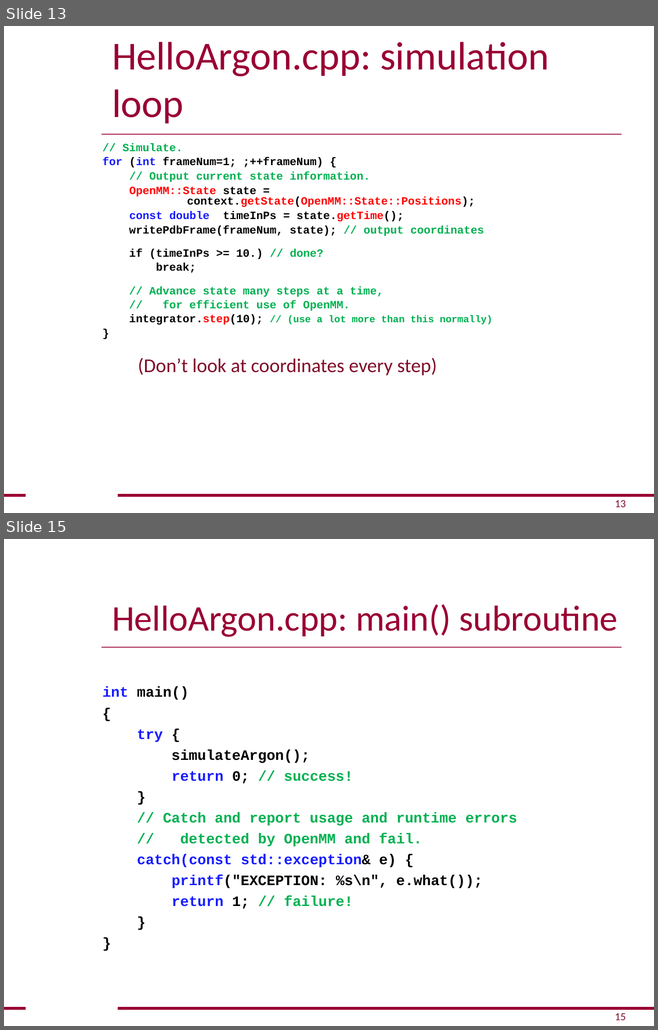
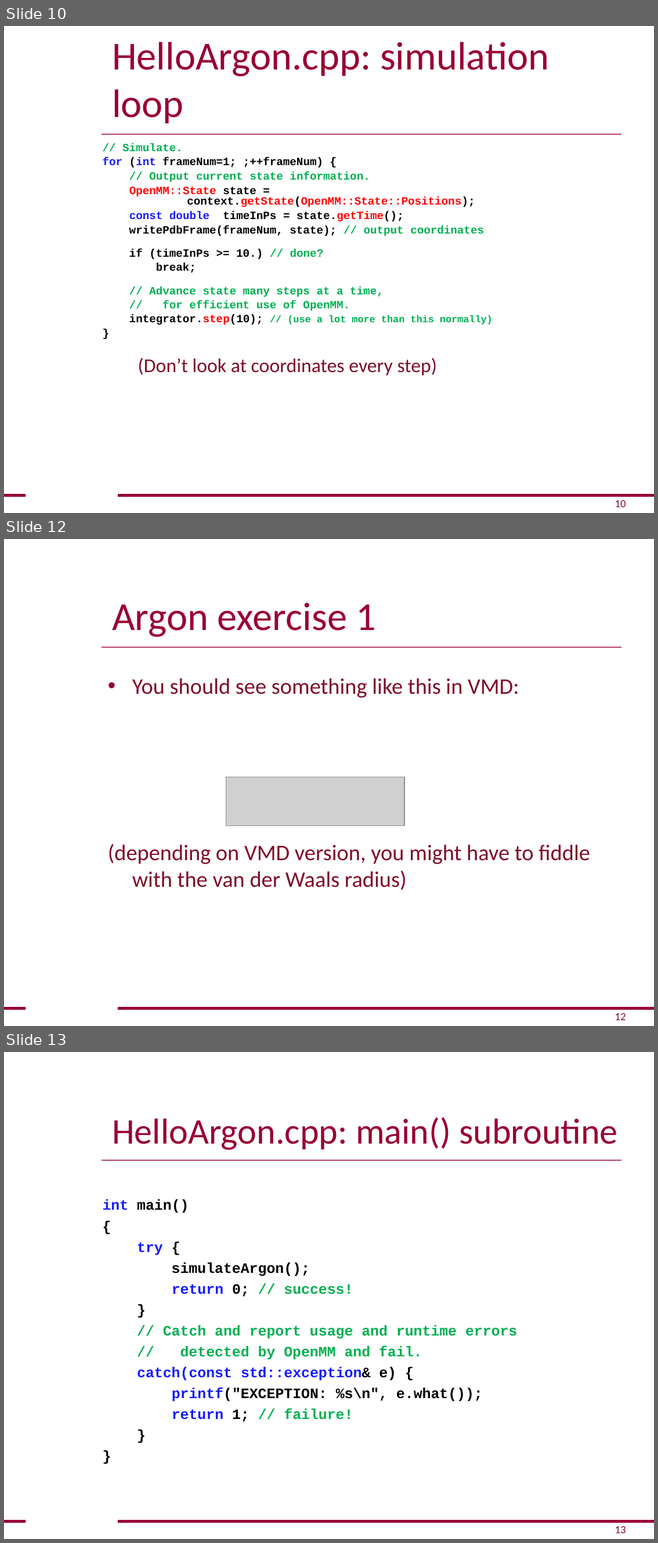
Before and after one commit to openmm/openmm, a slide deck: examples/HelloOpenMM.ppt. Shown one above the other, each under a label of ours: slides 13 and 15 before the commit, slides 10, 12 and 13 after it; the slides between them are not shown. The pictures are 658x1030 and 658x1543 pixels, drawn with LibreOffice and Linux fonts; fonts in the diff are those of the drawing; grey boxes stand for pictures; background and template pictures are left out. Boxes give left, top, right and bottom in pixels: in the first picture for what was removed or moved away, otherwise in the second. Text is boxed around its words. In the diff, an @@ line names an element or a change of style, - is before the commit and + after.

```diff
--- a/examples/HelloOpenMM.ppt
+++ b/examples/HelloOpenMM.ppt
@@ slide 12 added at bbox=[4, 539, 654, 1026], background #FFFFFF; not listed: 5 template elements that a slide beside it also shows @@
@@ title added at bbox=[112, 603, 376, 637], 44 pt, text #990033 @@
+Argon exercise 1
@@ text added at bbox=[108, 678, 590, 890], 24.6 pt, text #7F0D28 @@
+• You should see something like this in VMD:
+(depending on VMD version, you might have to fiddle with the van der Waals radius)
@@ picture added at bbox=[226, 777, 404, 826] @@
@@ page number added at bbox=[615, 1013, 626, 1020], 12 pt, text #7F0D28 @@
+12
@@ what was slide 13 is now slide 10 @@
@@ page number at bbox=[615, 500, 626, 507]: text changed @@
-13
+10
@@ what was slide 15 is now slide 13 @@
@@ page number at bbox=[615, 1526, 626, 1533]: text changed @@
-15
+13
```
Also in this commit, not shown: 9 slides changed, 5 other slides added, 2 slides removed.
